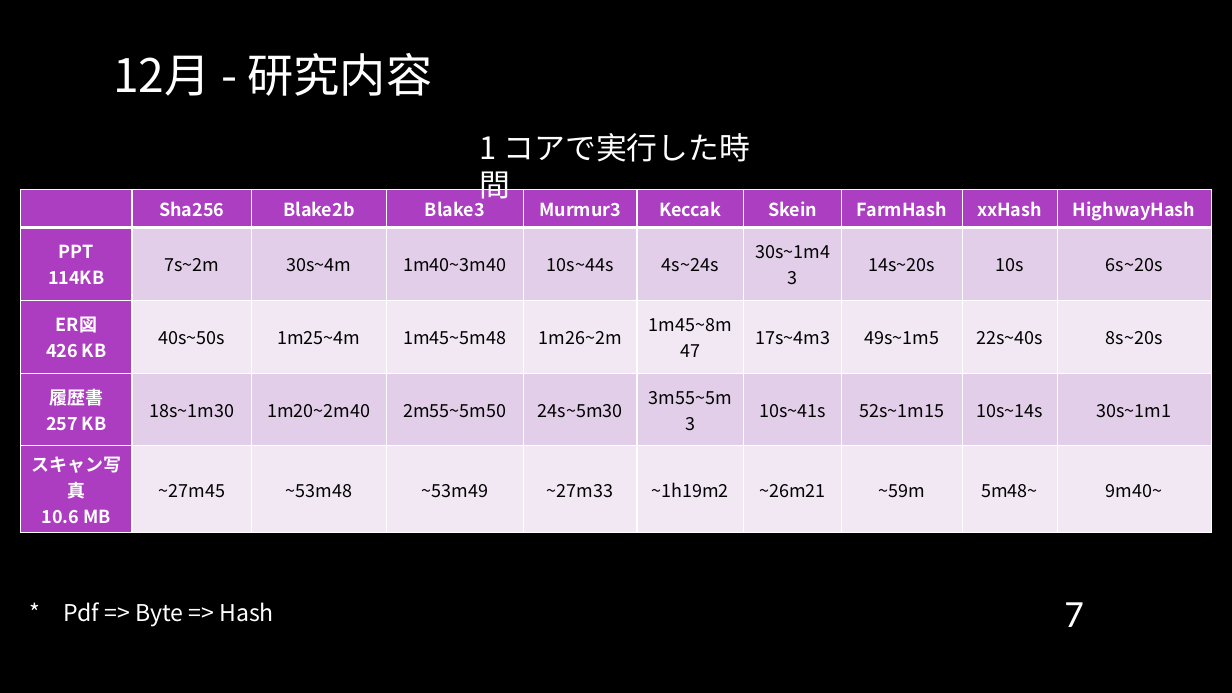
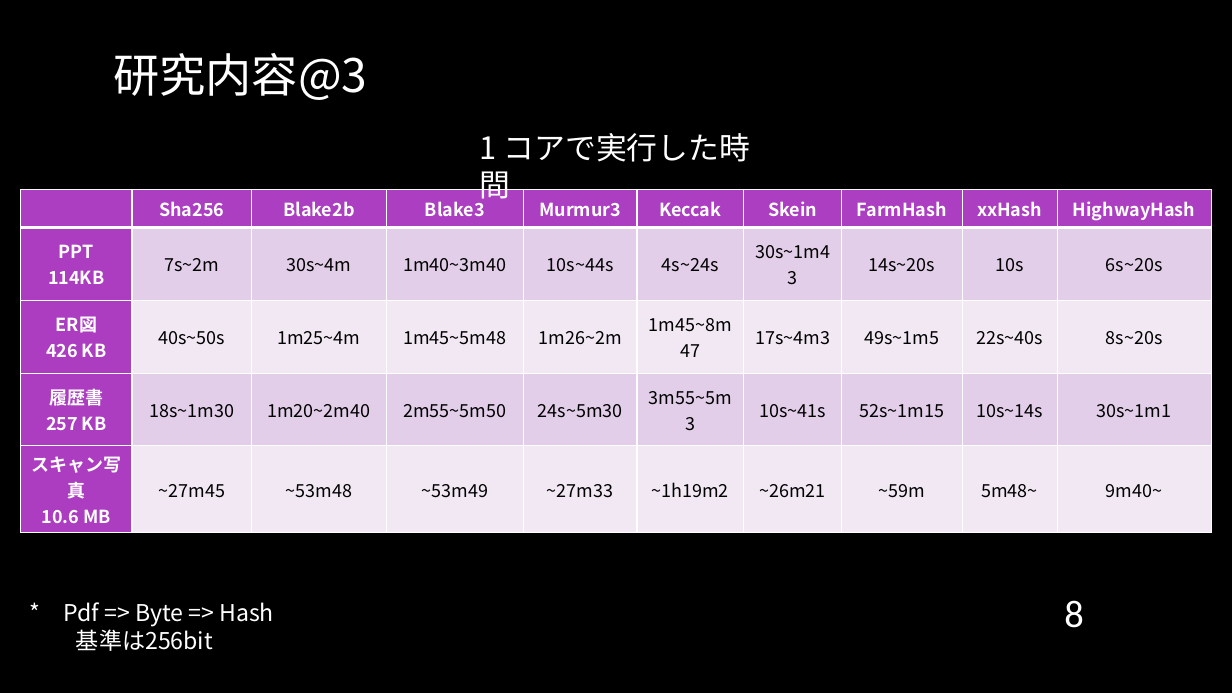
Before and after one commit to cyrusmanosa/Ecc-Year-3, a slide deck: slide 8 of Y3-Sem2/ITゼミ演習II/2025年度_01月報告会_Sk3a04_文家俊.pptx (slide 7 before the commit). Drawn at 1232x693 pixels with LibreOffice and Linux fonts; fonts in the diff are those of the drawing; background and template pictures are left out. Boxes give left, top, right and bottom in pixels: in the first picture for what was removed or moved away, otherwise in the second. Text is boxed around its words. In the diff, an @@ line names an element or a change of style, - is before the commit and + after.

```diff
--- a/Y3-Sem2/ITゼミ演習II/2025年度_01月報告会_Sk3a04_文家俊.pptx
+++ b/Y3-Sem2/ITゼミ演習II/2025年度_01月報告会_Sk3a04_文家俊.pptx
@@ text at <box>113,53,367,100</box>: text changed @@
-12月 - 研究内容
+研究内容@3
@@ text at <box>64,602,274,651</box>: text changed @@
-* Pdf => Byte => Hash
+* Pdf => Byte => Hash
+基準は256bit
@@ page number at <box>1064,600,1083,628</box>: text changed @@
-7
+8
```
Also in this commit, not shown: 6 other slides changed, 5 slides added, 32 other files.
